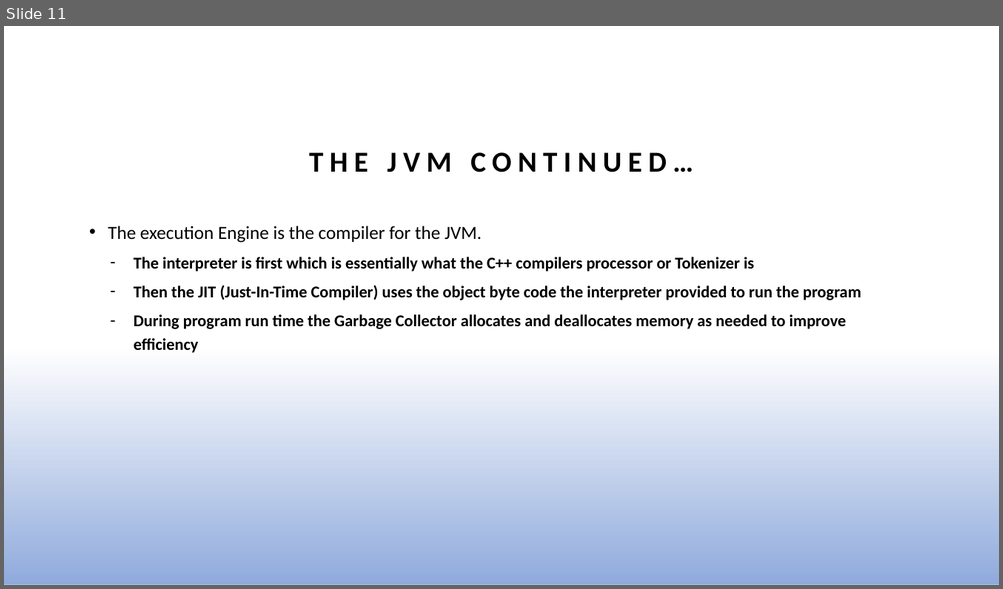
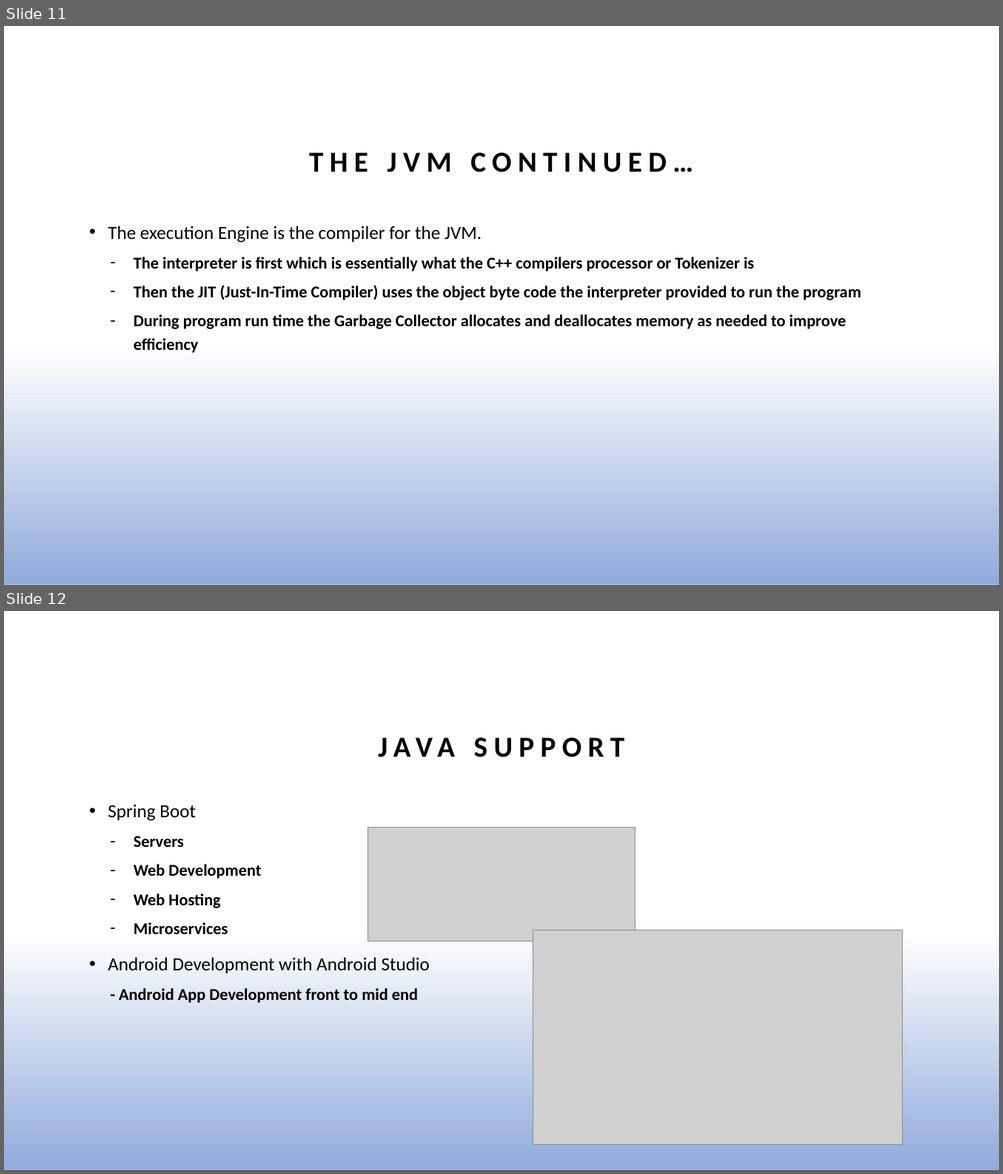
Before and after one commit to tzenisekj/Spring2024-ProgrammingLanguages, a slide deck: Term Paper/FInal.pptx. Shown one above the other, each under a label of ours: slide 11 before the commit, slides 11 and 12 after it. The pictures are 1003x589 and 1003x1174 pixels, drawn with LibreOffice and Linux fonts; fonts in the diff are those of the drawing; grey boxes stand for pictures. Boxes give left, top, right and bottom in pixels: in the first picture for what was removed or moved away, otherwise in the second. Text is boxed around its words. In the diff, an @@ line names an element or a change of style, - is before the commit and + after.

```diff
--- a/Term Paper/FInal.pptx
+++ b/Term Paper/FInal.pptx
@@ slide 12 added at [4, 611, 999, 1170], background #FFFFFF; not listed: 1 template element that a slide beside it also shows @@
@@ title added at [378, 738, 455, 758], 28 pt, text #000000, bold @@
+JAVA SUPPORT
@@ text added at [108, 804, 430, 1003], 16 pt, text #000000, bold @@
+• Spring Boot
+  – Servers
+  – Web Development
+  – Web Hosting
+  – Microservices
+• Android Development with Android Studio
+  - Android App Development front to mid end
@@ picture added at [368, 827, 634, 942] @@
@@ picture added at [533, 931, 902, 1145] @@
```
Also in this commit, not shown: 1 slide removed, 4 other files.
